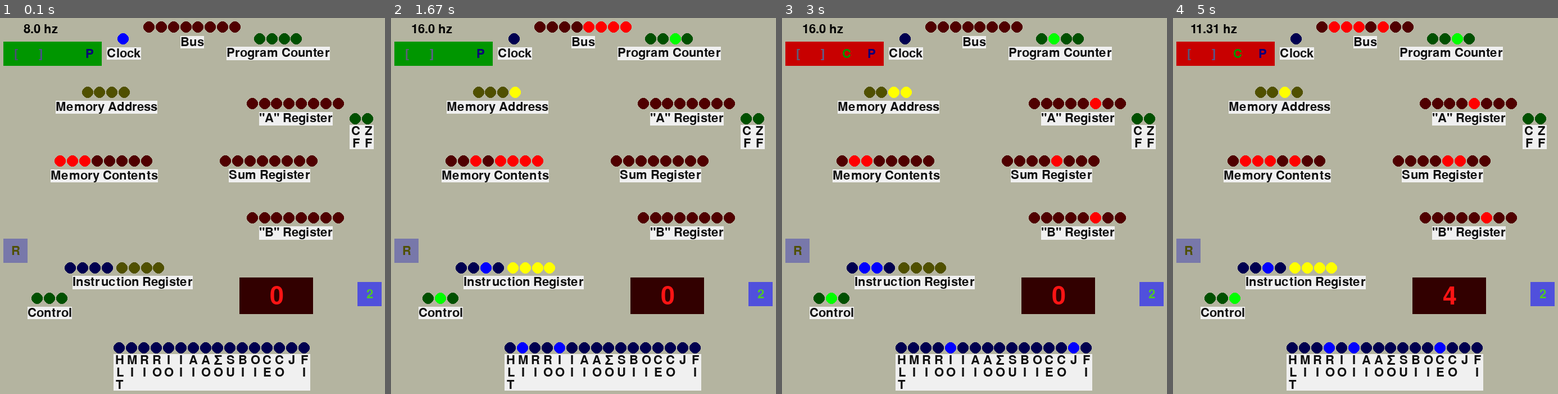
Above: before the commit, frames 1-4 (left to right).
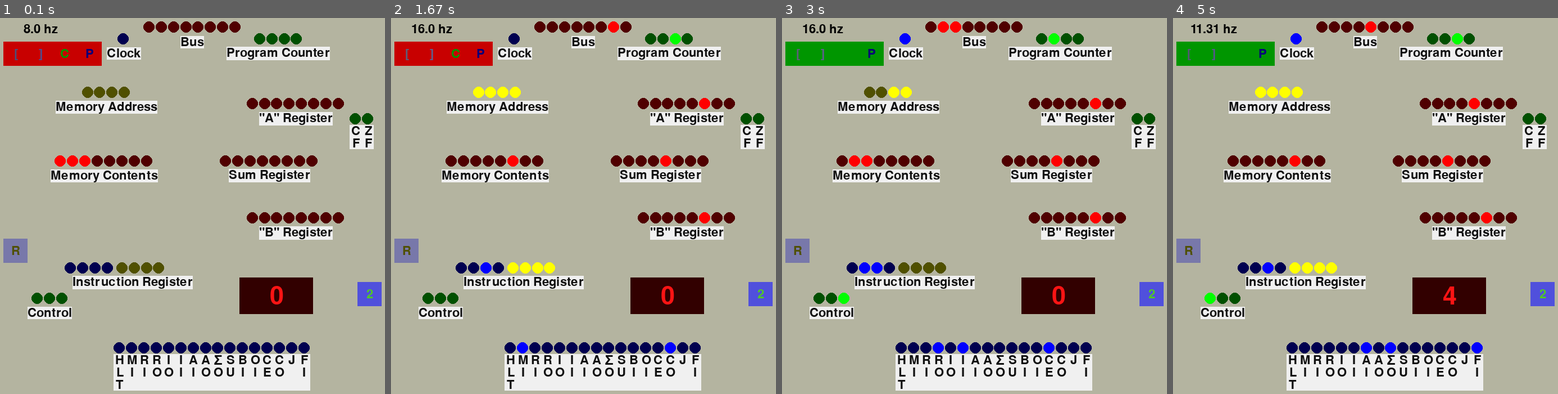
Above: after the commit, the same moments.

Repository: beauxq/be8bbbce
Game: pygame game, started from visual.py
Two runs of this game, one before a commit and one after it. Both use one fixed random seed, a clock stepped at 60 frames per second and the inputs below.
Inputs:
- Up to frame 1 (0.1 s): no input
- Up to frame 2 (1.67 s): tap Space at 0.33, 1.07, 1.37, 1.57 s; tap  at 0.67, 1.15 s
- Up to frame 3 (3 s): tap Space at 1.9, 2.2, 2.4, 2.7, 2.97 s; tap  at 1.98, 2.48 s
- Up to frame 4 (5 s): tap Space at 3.3, 3.6, 3.73, 4.13, 4.43, 4.8 s; tap  at 3.38, 3.82, 4.88 s

The runs differ from the first frame. In frame 1, 1.7% of the frame differs, in the area x 0-34%, y 4-13%; in frame 2, 2.7%; in frame 3, 2.3%; in frame 4, 3.0%, in the area x 0-81%, y 0-90%.

Commit message:
load indirect and store indirect instructions

Diff:
--- a/asm.py
+++ b/asm.py
@@ -14,6 +14,8 @@
     JC = 7
     JZ = 8
     JI = 9  # * my addition - jump indirect
+    LIA = 10  # * my addition - load indirect
+    SIA = 11  # * my addition - store indirect
     OUT = 14
     HLT = 15
 
@@ -59,9 +61,17 @@
              (Signals.RAM_OUT, Signals.COUNTER_IN), ()),
     # load value at given memory address into program counter
 
+    ASM.LIA: ((Signals.INSTR_OUT, Signals.MAR_IN),
+              (Signals.RAM_OUT, Signals.MAR_IN),
+              (Signals.RAM_OUT, Signals.REG_A_IN)),
+    # load value from address in given address into register A
+
+    ASM.SIA: ((Signals.INSTR_OUT, Signals.MAR_IN),
+              (Signals.RAM_OUT, Signals.MAR_IN),
+              (Signals.REG_A_OUT, Signals.RAM_IN)),
+    # store value from register A into the address in the given memory address
+
     # undefined nops
-    10: ((), (), ()),
-    11: ((), (), ()),
     12: ((), (), ()),
     13: ((), (), ()),
 
--- a/main.py
+++ b/main.py
@@ -9,6 +9,7 @@
 from programs.programs8bit.eatermult import p as p6
 from programs.programs8bit.fibonacci import p as p7
 from programs.programs8bit.jumpindirect import p as p8
+from programs.programs8bit.loadstoreindirect import p as p9
 
 
 ADDRESS_LENGTH = 4
@@ -63,6 +64,12 @@
 
     p8(computer, a)
     print(p8.__doc__)
+    computer.clock.go(2000)
+
+    computer.control.reset()
+
+    p9(computer, a)
+    print(p9.__doc__)
     computer.clock.go()
 
 
--- /dev/null
+++ b/programs/programs8bit/loadstoreindirect.py
@@ -0,0 +1,22 @@
+from computer import Computer
+from asm import Assembler, ASM
+
+
+def p(computer: Computer, a: Assembler):
+    """ load and store indirect (1 13 1) """
+    computer.ram.memory[0] = a.m(ASM.LIA, 13)
+    computer.ram.memory[1] = a.m(ASM.OUT, 0)  # 1
+    computer.ram.memory[2] = a.m(ASM.LDA, 13)
+    computer.ram.memory[3] = a.m(ASM.ADD, 14)
+    computer.ram.memory[4] = a.m(ASM.SIA, 15)
+    computer.ram.memory[5] = a.m(ASM.LIA, 13)
+    computer.ram.memory[6] = a.m(ASM.OUT, 0)  # 13
+    computer.ram.memory[7] = a.m(ASM.LDA, 13)
+    computer.ram.memory[8] = a.m(ASM.SUB, 14)
+    computer.ram.memory[9] = a.m(ASM.STA, 13)
+    computer.ram.memory[10] = a.m(ASM.LIA, 13)
+    computer.ram.memory[11] = a.m(ASM.OUT, 0)  # 1
+    computer.ram.memory[12] = a.m(ASM.HLT, 0)
+    computer.ram.memory[13] = 14
+    computer.ram.memory[14] = 1
+    computer.ram.memory[15] = 13
--- a/visualcomponents/visualmain.py
+++ b/visualcomponents/visualmain.py
@@ -21,7 +21,7 @@
         self.ram_reader = RamReader(computer.ram)
         self.i_r_reader = IRReader(computer.ir)
         self.sw = SignalWatcher(computer.signals)
-        self.paused = False
+        self.paused = True
         self.twos = False
 
         self.fps = 60
